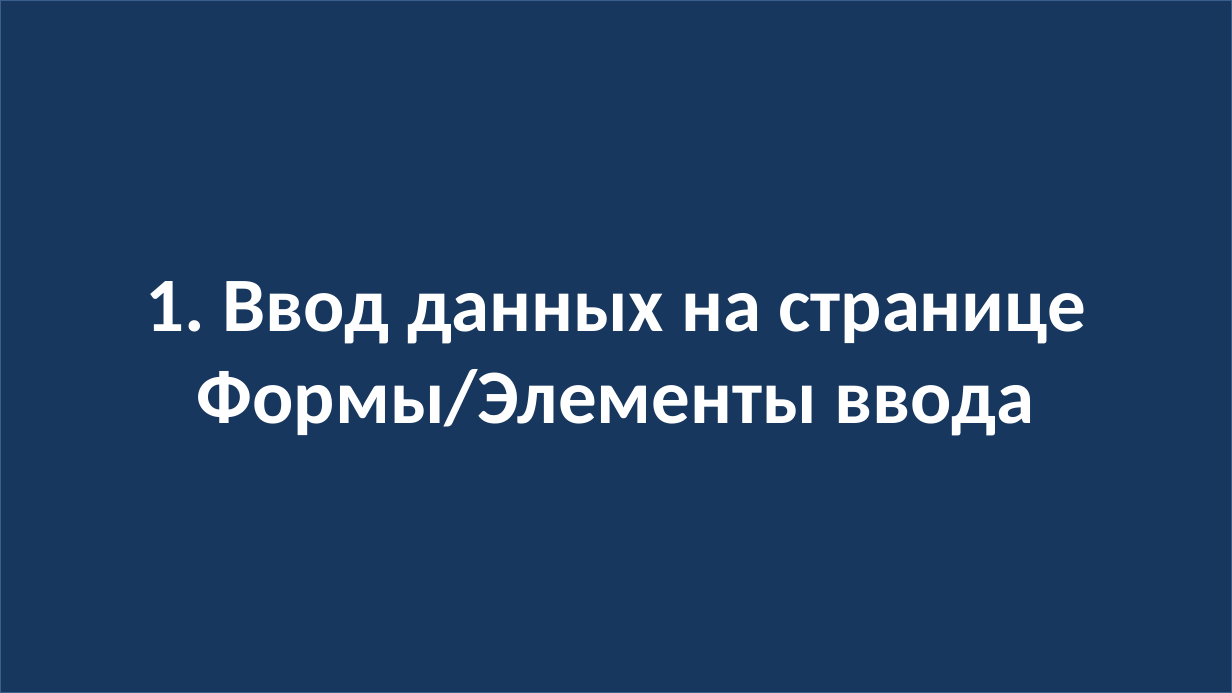
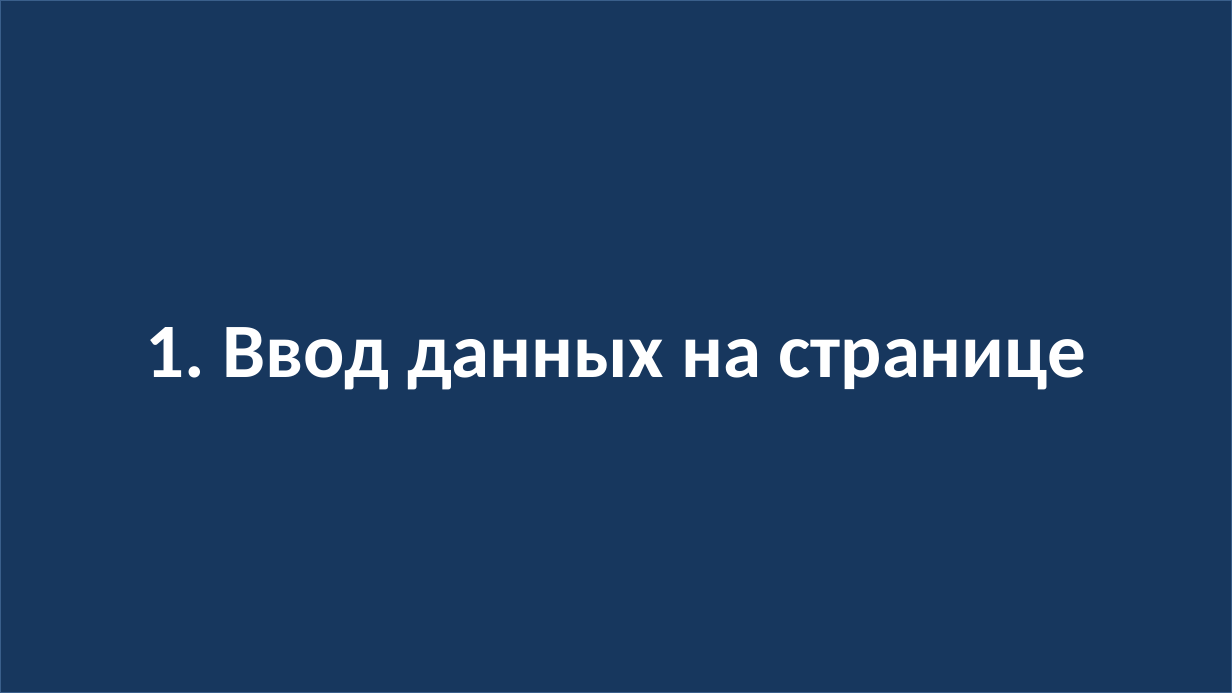
Before and after one commit to web38-ortdnipro/lesson15, a slide deck: slide 2 of lesson15.pptx. Drawn at 1232x693 pixels with LibreOffice and Linux fonts; fonts in the diff are those of the drawing. Boxes give left, top, right and bottom in pixels: in the first picture for what was removed or moved away, otherwise in the second. Text is boxed around its words. In the diff, an @@ line names an element or a change of style, - is before the commit and + after.

```diff
--- a/lesson15.pptx
+++ b/lesson15.pptx
@@ text in rectangle at (145,327,1087,390): text changed @@
-1. Ввод данных на странице
-Формы/Элементы ввода
+1. Ввод данных на странице
```
Also in this commit, not shown: 1 other slide changed, 1 other file.
